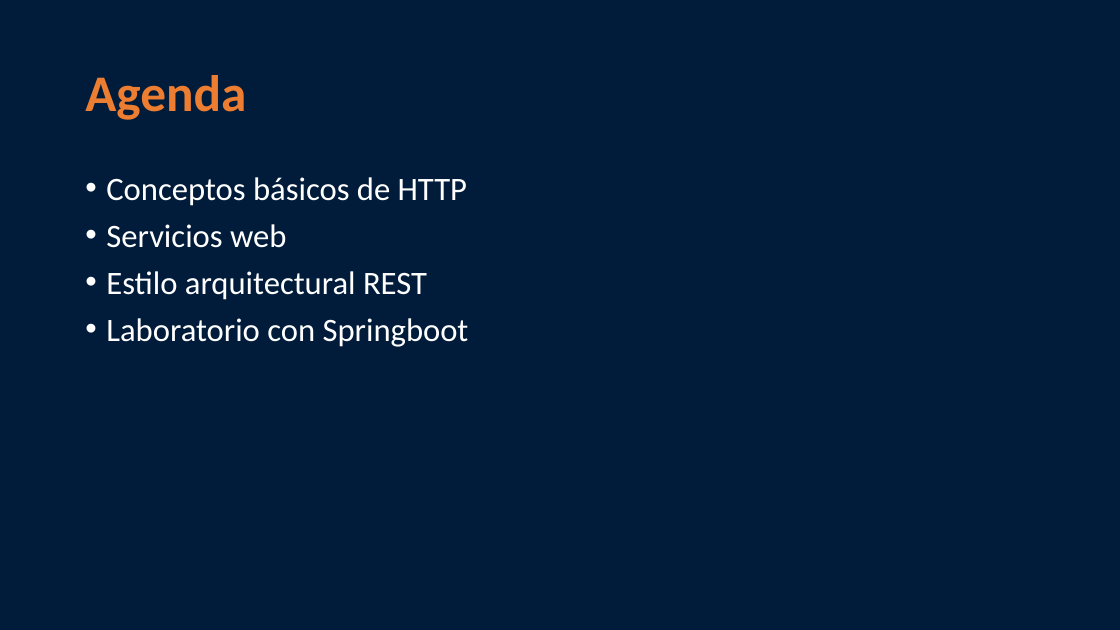
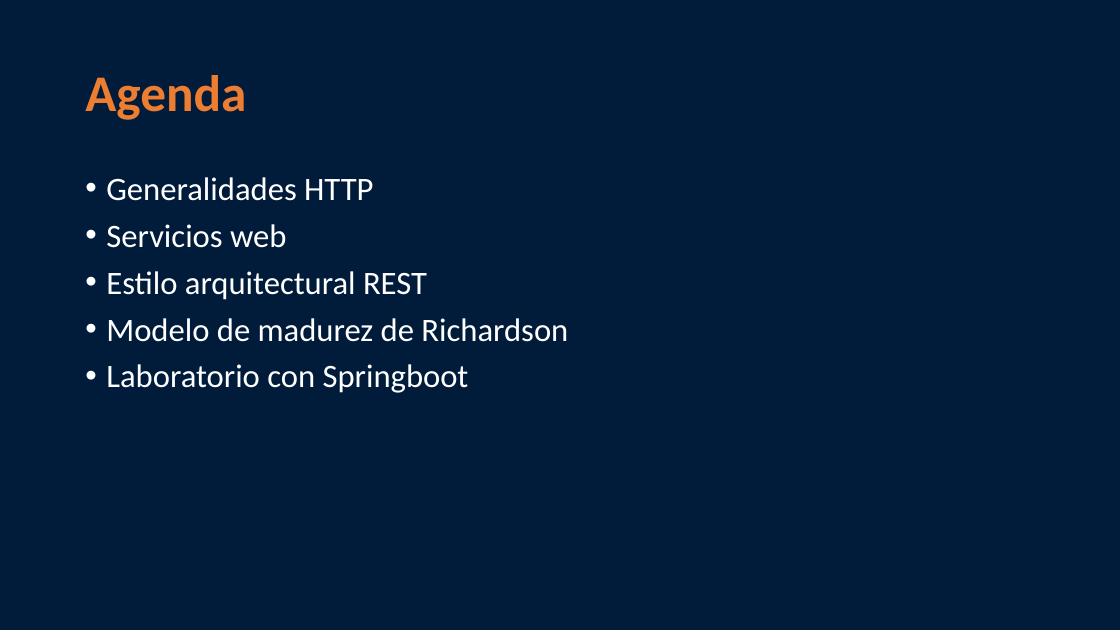
Before and after one commit to miguel-armas-unmsm/demo-restful-api, a slide deck: slide 2 of theory/REST.pptx. Drawn at 1120x630 pixels with LibreOffice and Linux fonts; fonts in the diff are those of the drawing. Boxes give left, top, right and bottom in pixels: in the first picture for what was removed or moved away, otherwise in the second. Text is boxed around its words. In the diff, an @@ line names an element or a change of style, - is before the commit and + after.

```diff
--- a/theory/REST.pptx
+++ b/theory/REST.pptx
@@ text at (106, 177, 373, 201): text changed @@
-• Conceptos básicos de HTTP
+• Generalidades HTTP
@@ text at (106, 318, 568, 342): paragraph added @@
+• Modelo de madurez de Richardson
```
Also in this commit, not shown: 1 other slide changed, 2 slides added, 38 other files.
